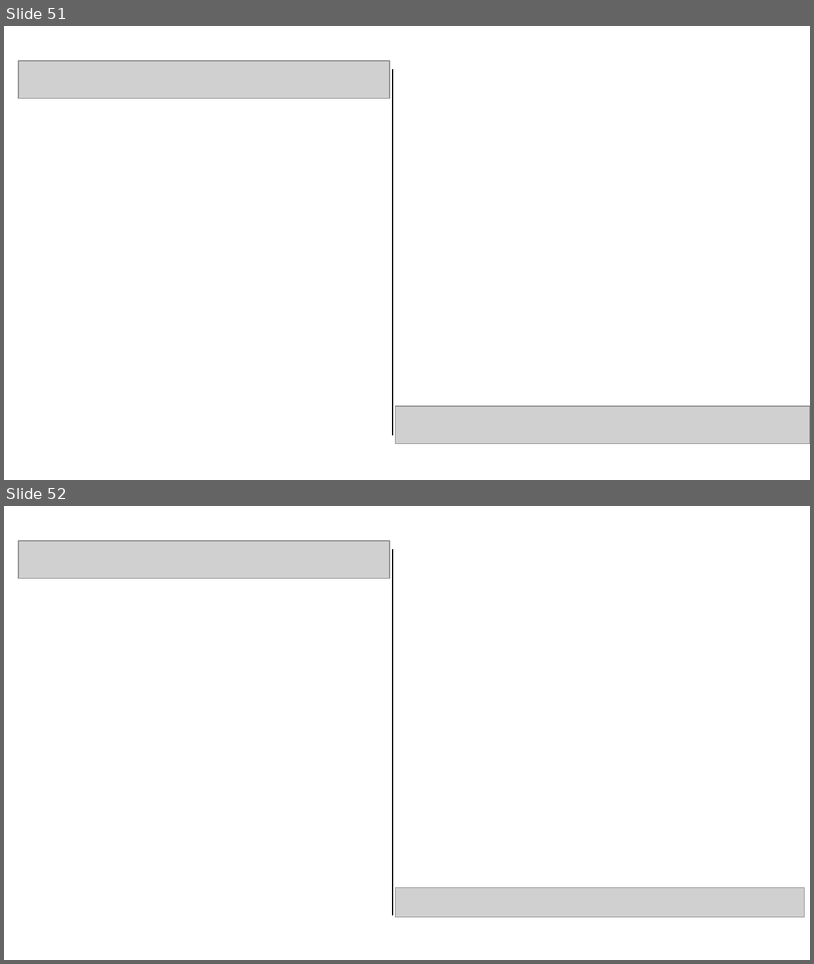
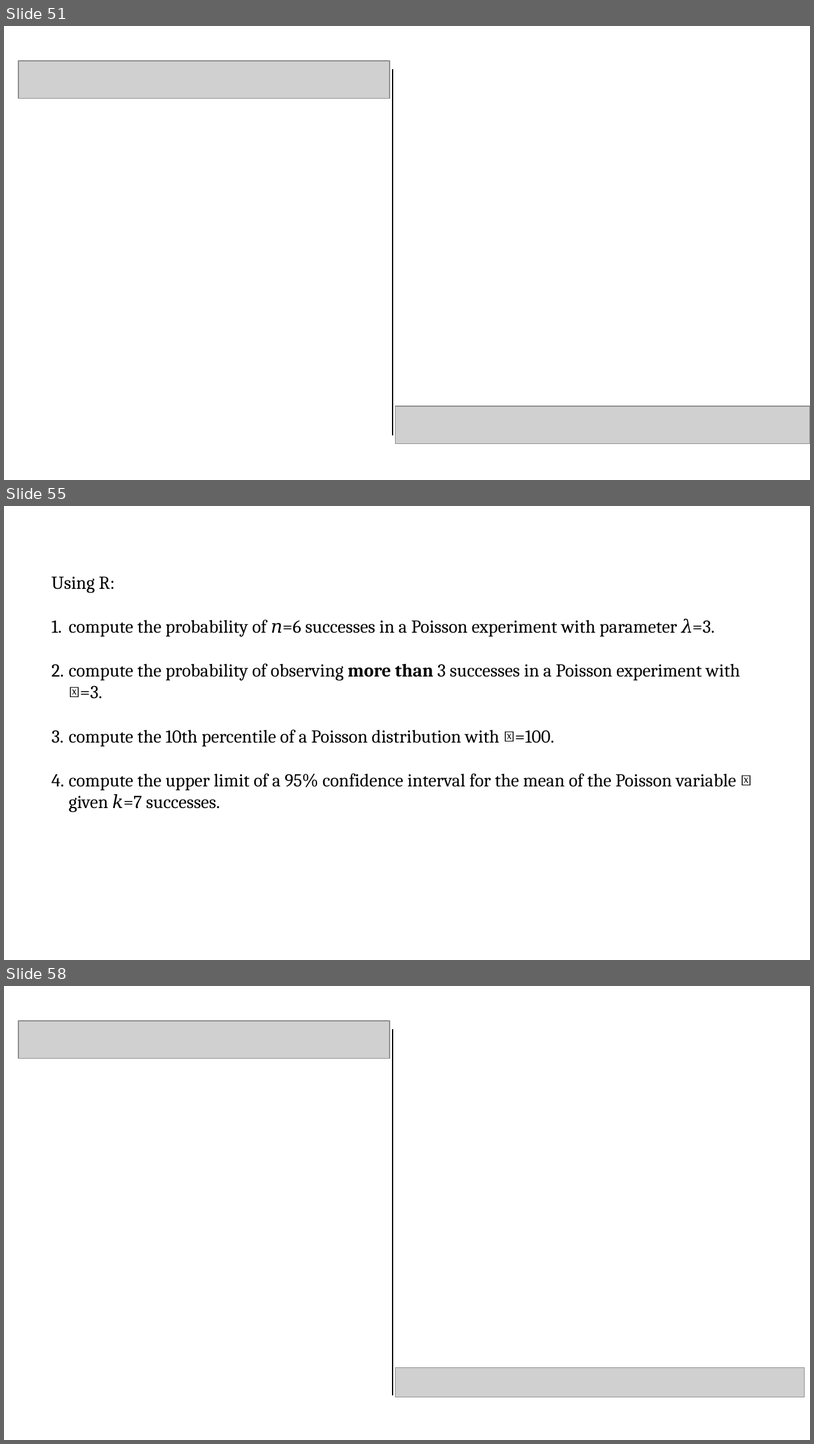
Before and after one commit to pvermees/geostats, a slide deck: slides/quizzes.odp. Shown one above the other, each under a label of ours: slides 51 and 52 before the commit, slides 51, 55 and 58 after it; the slides between them are not shown. The pictures are 814x964 and 814x1444 pixels, drawn with LibreOffice and Linux fonts; fonts in the diff are those of the drawing; grey boxes stand for pictures. Boxes give left, top, right and bottom in pixels: in the first picture for what was removed or moved away, otherwise in the second. Text is boxed around its words. In the diff, an @@ line names an element or a change of style, - is before the commit and + after.

Commit message:
Added Poisson quizzes

```diff
--- a/slides/quizzes.odp
+++ b/slides/quizzes.odp
@@ slide 55 added at <box>4,506,810,960</box>, background #FFFFFF @@
@@ text added at <box>51,576,752,812</box>, 18 pt, text #000000 @@
+Using R:
+1. compute the probability of 𝑛=6 successes in a Poisson experiment with parameter 𝜆=3.
+2. compute the probability of observing more than 3 successes in a Poisson experiment with 𝜆=3.
+3. compute the 10th percentile of a Poisson distribution with 𝜆=100.
+4. compute the upper limit of a 95% confidence interval for the mean of the Poisson variable 𝜆 given 𝑘=7 successes.
@@ what was slide 52 is now slide 58 @@
```
Also in this commit, not shown: 1 slide changed, 5 other slides added, 3 other files.
